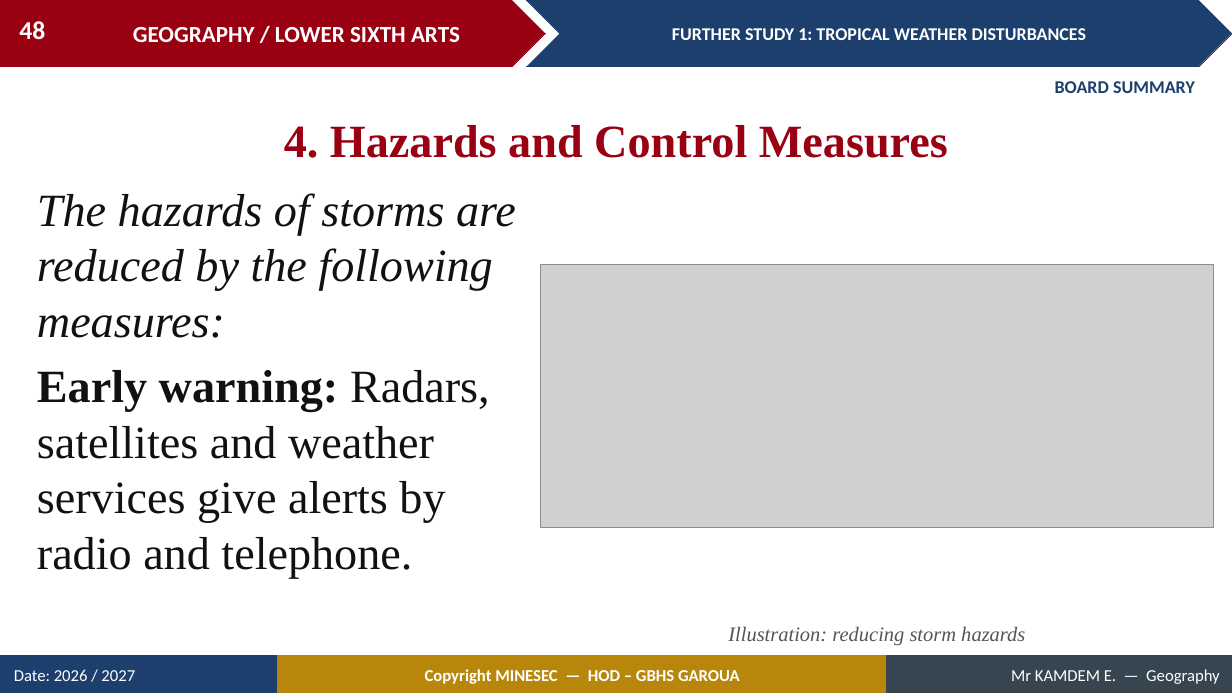
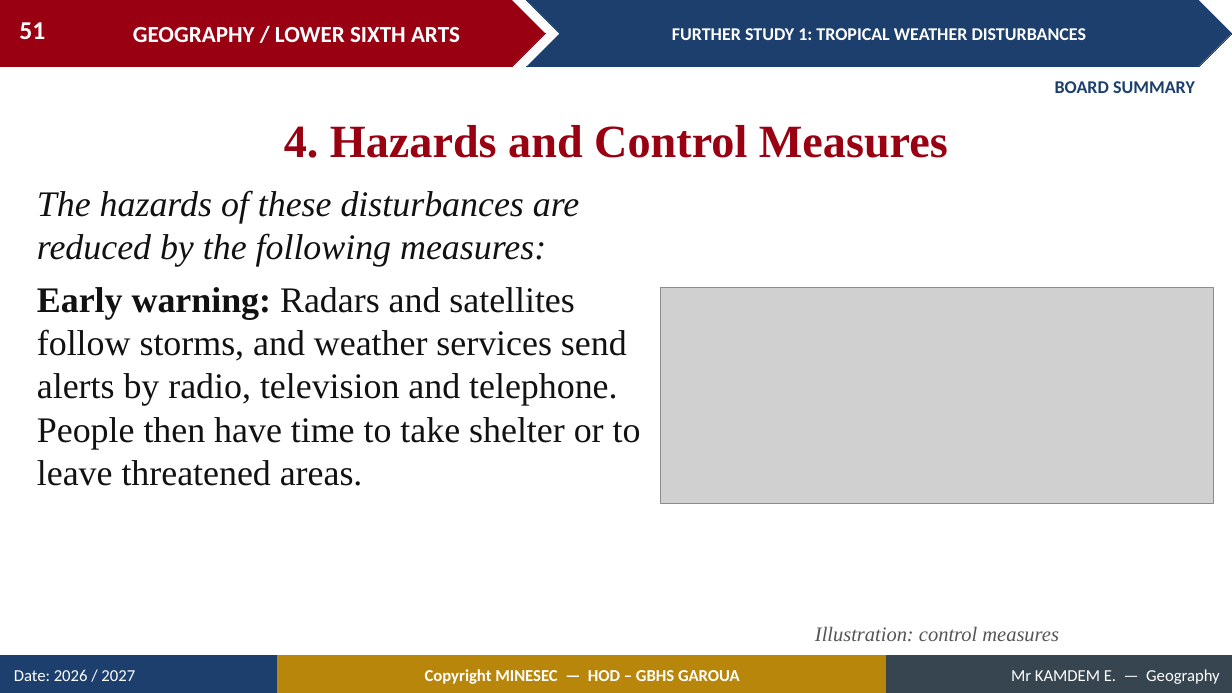
Before and after one commit to Berthautk/linea-github, a slide deck: slide 51 of lecons/LSA/Climatology/02_LSA_CLIM_FS01_Tropical_Weather_Disturbances.pptx (slide 48 before the commit). Drawn at 1232x693 pixels with LibreOffice and Linux fonts; fonts in the diff are those of the drawing; grey boxes stand for pictures. Boxes give left, top, right and bottom in pixels: in the first picture for what was removed or moved away, otherwise in the second. Text is boxed around its words. In the diff, an @@ line names an element or a change of style, - is before the commit and + after.

```diff
--- a/lecons/LSA/Climatology/02_LSA_CLIM_FS01_Tropical_Weather_Disturbances.pptx
+++ b/lecons/LSA/Climatology/02_LSA_CLIM_FS01_Tropical_Weather_Disturbances.pptx
@@ page number at (19,22,45,39): text changed @@
-48
+51
@@ text at (37,191,641,486): text changed; size 36 to 28 pt @@
-The hazards of storms are reduced by the following measures:
-Early warning: Radars, satellites and weather services give alerts by radio and telephone.
+The hazards of these disturbances are reduced by the following measures:
+Early warning: Radars and satellites follow storms, and weather services send alerts by radio, television and telephone. People then have time to take shelter or to leave threatened areas.
@@ picture: place and size @@
-picture at (541,264,1214,527)
+picture at (661,288,1214,505)
@@ text at (815,626,1059,641): text changed @@
-Illustration: reducing storm hazards
+Illustration: control measures
```
Also in this commit, not shown: 11 other slides changed, 4 slides added, 4 other files.
